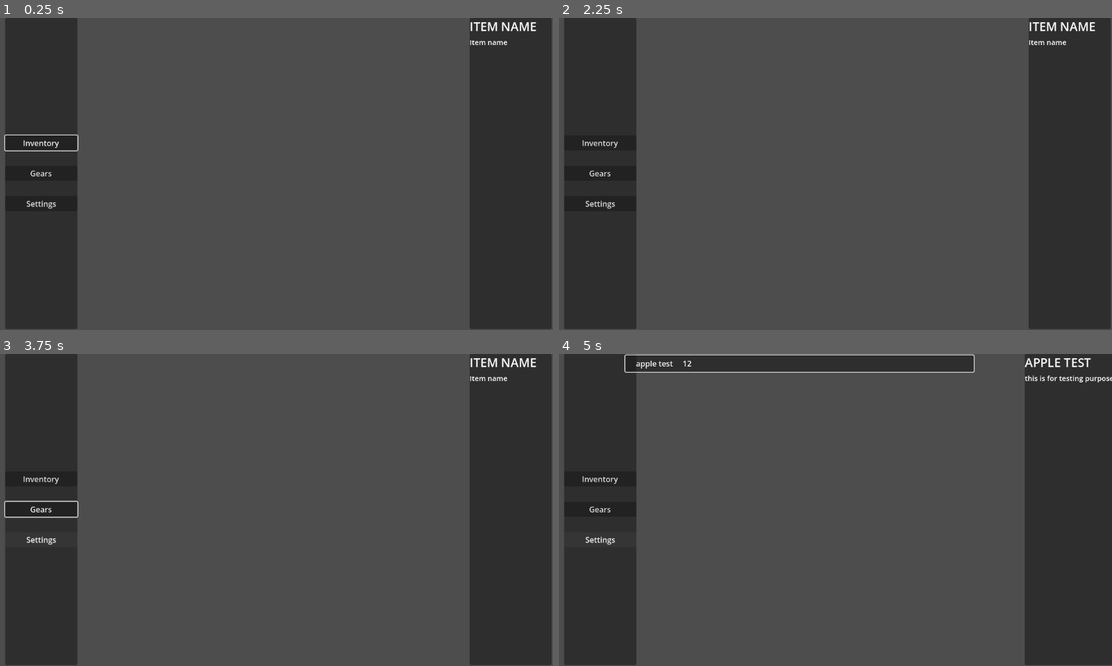
Above: before the commit, frames 1-4 (two rows, left to right).
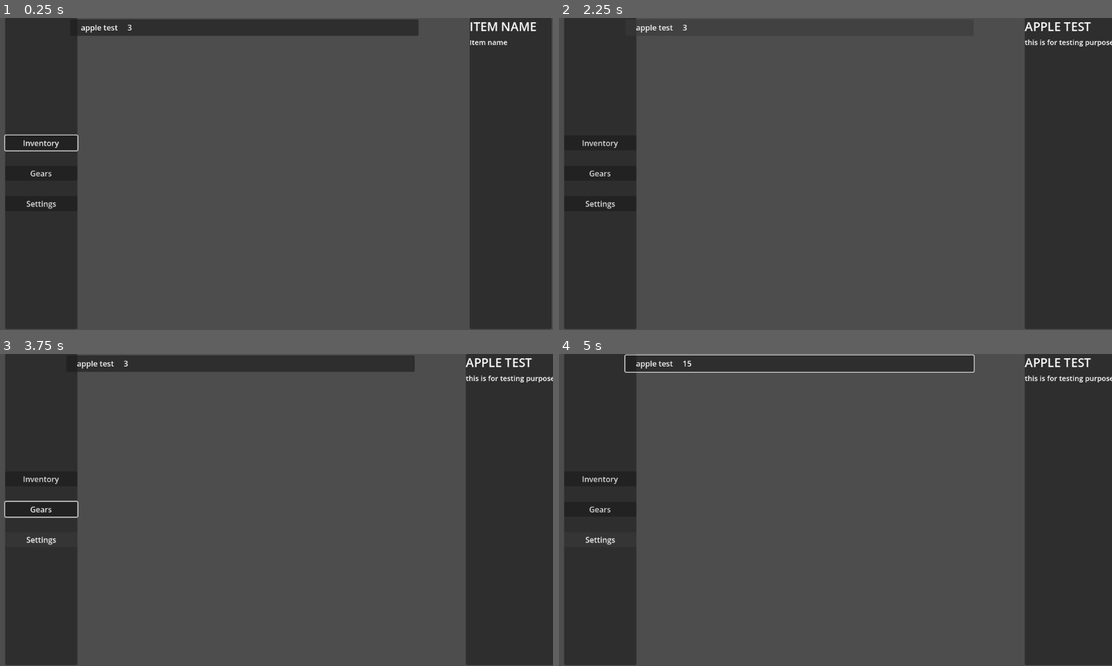
Above: after the commit, the same moments.

Repository: alifyudstira/RPG-game-project
Game: Godot game, scene res://menu_ui/menu.tscn
Same seed, same stepped clock (60 frames per second), same inputs: the game is played once before the commit and once after it. The project has no main scene, so this scene is started directly.
Inputs (mouse positions are in pixels of both pictures, inside the frame that each line leads up to):
- Up to frame 1 (0.25 s): no input
- Up to frame 2 (2.25 s): click "Inventory" at 0.5 s; click "Gears" at 1.25 s; click (802, 27) at 2.02 s
- Up to frame 3 (3.75 s): click "Settings" at 2.75 s; hold Up (ui_up) from 3.53 s (still down)
- Up to frame 4 (5 s): keep holding Up (ui_up); tap Enter (ui_accept) at 4.25, 4.35, 4.52, 4.82 s

The runs differ from the first frame. In frame 1, 3.1% of the frame differs, in the area x 14-76%, y 0-6%; in frame 2, 1.3%; in frame 3, 4.3%, in the area x 13-100%, y 0-100%; in frame 4, less than 0.1%.

Commit message:
store 4
selesai sistem ui sell

Diff:
--- a/global_script/invManager.gd
+++ b/global_script/invManager.gd
@@ -4,7 +4,7 @@
 var inv:Dictionary = {}
 
 func _ready() -> void:
-	pass
+	add_to_inv(load("res://item/tres/apple.tres"), 3)
 
 func _process(delta: float) -> void:
 	pass
--- a/store/store_ui.gd
+++ b/store/store_ui.gd
@@ -24,9 +24,7 @@
 
 	itemInfo.visible = false
 
-	dialoguePanel.text = "Hello Stranger, what a nice day to take a walk. May you interested to buy or sell something"
-
-	populate_list()
+	dialoguePanel.text = "Hello Stranger, what a nice day to take a walk. May you interested to buy or sell something?"
 
 func _process(delta: float) -> void:
 	if Input.is_action_just_pressed("back"):
@@ -36,7 +34,6 @@
 
 func focus_ctrl():
 	var focusedNode = get_viewport().gui_get_focus_owner()
-
 
 	if focusedNode:
 		match leftBarState:
@@ -48,27 +45,47 @@
 						descPanelDesc.text = item.desc
 						descPanelPrice.text = str(item.buyPrice) + "$"
 						break
+			"sell":
+				var key = focusedNode.get_parent().name
+				for entry_key in playerInv:
+					var item = playerInv[entry_key]["resource"]
+					if item.name == key:
+						descPanelName.text = item.name
+						descPanelDesc.text = item.desc
+						descPanelPrice.text = str(item.sellPrice) + "$"
+						break
 	else:
 		if  Input.is_action_just_pressed("ui_down"):
 			match leftBarState:
 				"buy":
 					itemList.get_child(0).find_child("itemButton").grab_focus()
 				"sell":
-					pass
+					itemList.get_child(0).find_child("itemButton").grab_focus()
 				"options":
 					optionList.get_child(0).grab_focus()
 
-func populate_list():
+func populate_list(mode:String):
 	for child in itemList.get_children():
 		child.free()
 
-	for item in storeItemDb:
-		print(item)
-		var row = item_btn.instantiate()
-		row.name = item.name
-		row.find_child("name").text = item.name
-		row.find_child("price").text = str(item.buyPrice)
-		itemList.add_child(row)
+	match mode:
+		"buy":
+			for item in storeItemDb:
+				print(item)
+				var row = item_btn.instantiate()
+				row.name = item.name
+				row.find_child("name").text = item.name
+				row.find_child("price").text = str(item.buyPrice)
+				itemList.add_child(row)
+		"sell":
+			for key in playerInv:
+				var item = playerInv[key]["resource"]
+				var quantity = playerInv[key]["quantity"]
+				var row = item_btn.instantiate()
+				row.name = item.name
+				row.find_child("name").text = "%s x%d" % [item.name, quantity]
+				row.find_child("price").text = str(item.sellPrice)
+				itemList.add_child(row)
 
 	leftBarChildren = $leftBar.get_children()
 
@@ -84,6 +101,7 @@
 			talkBar.visible = false
 			itemInfo.visible = true
 			dialoguePanel.visible = false
+			populate_list("buy")
 		"sell":
 			leftBarState = "sell"
 
@@ -92,6 +110,7 @@
 			talkBar.visible = false
 			itemInfo.visible = true
 			dialoguePanel.visible = false
+			populate_list("sell")
 		"options":
 			leftBarState = "options"
 
Not shown, changed: DOKUMENTASI.md
